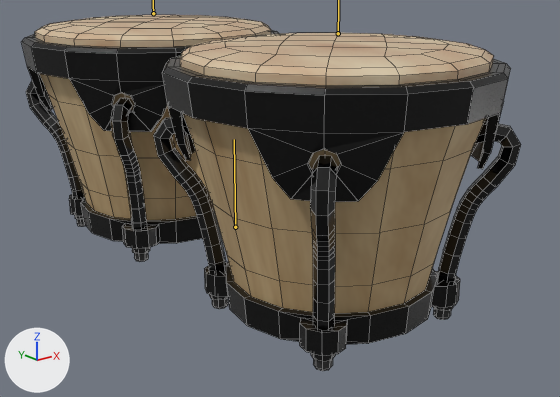
One commit to the Blender file Bongos.blend: the scene before it, then after it.
One viewpoint serves both versions: a 50 mm camera at (-4.75, -6.74, 2.91) aimed at (0.26, -0.48, 0.4). The axes (+X, +Y, +Z) are drawn at lower left. The lights are the same throughout. The bones that bend it are drawn over the model as lines. Mesh edges are drawn as thin lines.

Objects in the first picture: 'Bongós'.
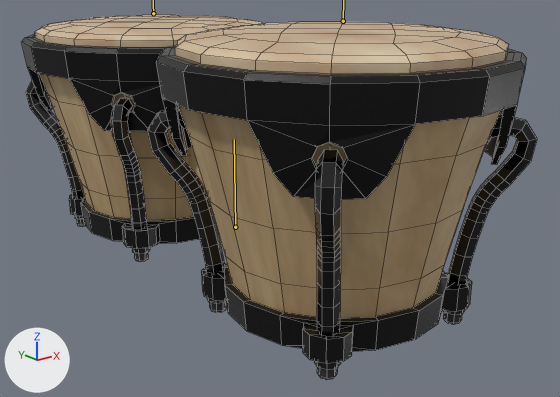
The newer file adds an action. The first version stands in its rest pose; the second is drawn at frame 6 of the action 'BongoL'.

Boxes (x1, y1, x2, y2) around the edits, measured in the pictures (560 x 397 px):
```json
{"object": "Bongós", "change": "posed", "before": [22, 15, 521, 371], "after": [22, 15, 537, 380]}
```

Edits to the scene script, one JSON object a line:
```json
{"block": "bone_bongo_l", "where": "bone_bongo_l = bpy.data.objects['Armature'].pose.bones['Bongo.L']  # child of 'Main'"}
{"op": "set", "path": "bone_bongo_l.location", "old": "(0.0, 0.0, 0.0)", "new": "(0.0, 0.113, 0.062)"}
{"op": "set", "path": "bone_bongo_l.scale", "old": "(1.0, 1.0, 1.0)", "new": "(1.05, 1.05, 1.05)"}
```
